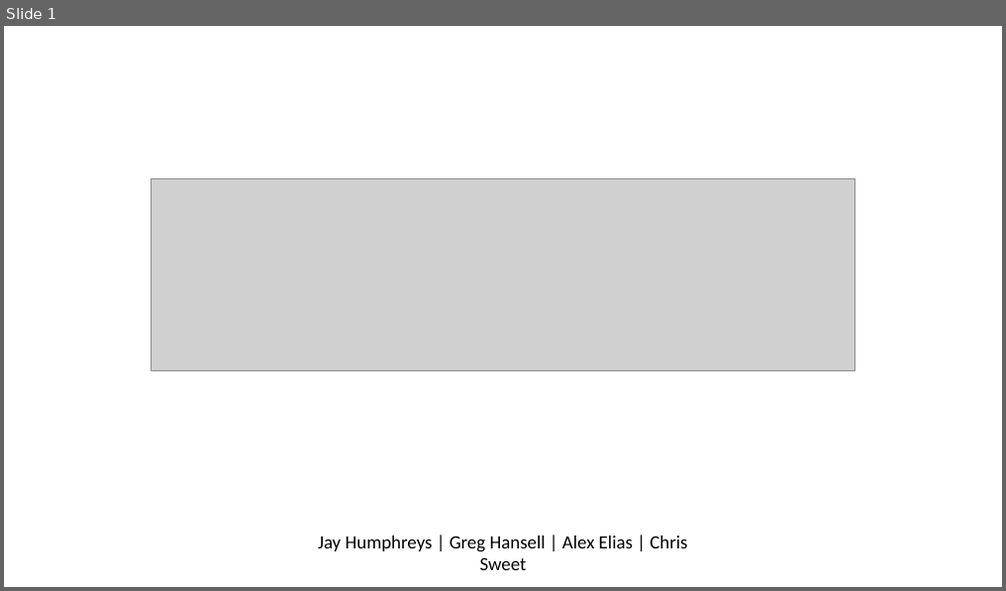
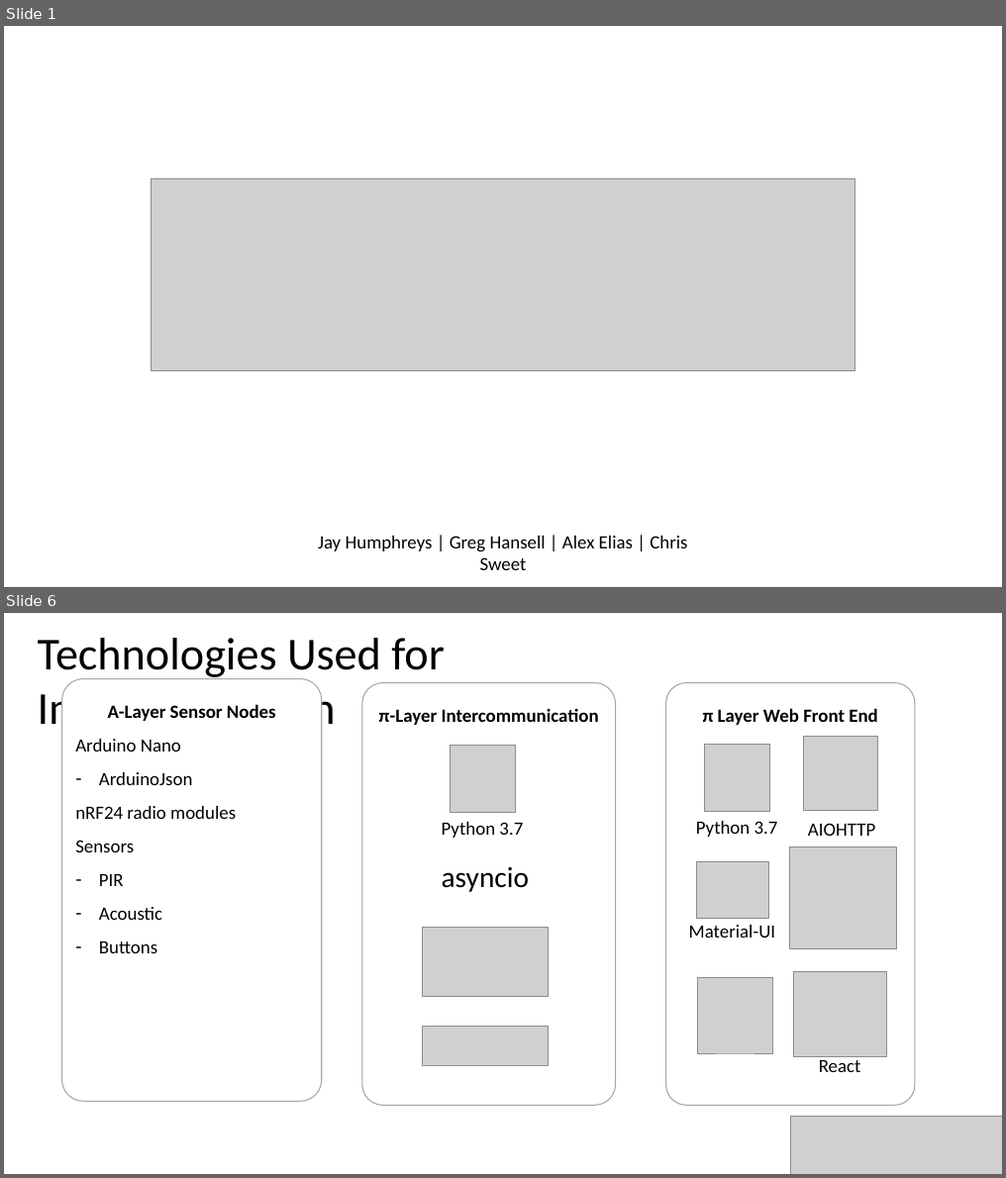
Before and after one commit to gregjhansell97/hive-map, a slide deck: presentation.pptx. Shown one above the other, each under a label of ours: slide 1 before the commit, slides 1 and 6 after it; the slides between them are not shown. The pictures are 1006x591 and 1006x1178 pixels, drawn with LibreOffice and Linux fonts; fonts in the diff are those of the drawing; grey boxes stand for pictures. Boxes give left, top, right and bottom in pixels: in the first picture for what was removed or moved away, otherwise in the second. Text is boxed around its words. In the diff, an @@ line names an element or a change of style, - is before the commit and + after.

```diff
--- a/presentation.pptx
+++ b/presentation.pptx
@@ slide 6 added at bbox=[4, 613, 1002, 1174], background #FFFFFF @@
@@ text added at bbox=[38, 638, 445, 736], 44 pt, text #000000 @@
+Technologies Used for Implementation
@@ rounded rectangle added at bbox=[62, 679, 322, 1102], fill #FFFFFF, outline #A5A5A5 1 pt, 18 pt, text #000000 @@
+A-Layer Sensor Nodes
+Arduino Nano
+– ArduinoJson
+nRF24 radio modules
+Sensors
+– PIR
+– Acoustic
+– Buttons
@@ rounded rectangle added at bbox=[362, 682, 616, 1106], fill #FFFFFF, outline #A5A5A5 1 pt, 18 pt, text #000000, bold @@
+π-Layer Intercommunication
@@ rounded rectangle added at bbox=[665, 682, 915, 1106], fill #FFFFFF, outline #A5A5A5 1 pt, 18 pt, text #000000, bold @@
+π Layer Web Front End
@@ picture added at bbox=[450, 746, 515, 813] @@
@@ picture added at bbox=[705, 744, 770, 811] @@
@@ picture added at bbox=[804, 737, 877, 811] @@
@@ text added at bbox=[442, 822, 523, 838], 18 pt, text #000000 @@
+Python 3.7
@@ text added at bbox=[696, 821, 778, 837], 18 pt, text #000000 @@
+Python 3.7
@@ picture added at bbox=[790, 848, 897, 950] @@
@@ text added at bbox=[808, 823, 875, 836], 18 pt, text #000000 @@
+AIOHTTP
@@ text added at bbox=[442, 867, 529, 892], 28 pt, text #000000 @@
+asyncio
@@ picture added at bbox=[696, 861, 769, 919] @@
@@ picture added at bbox=[423, 928, 548, 995] @@
@@ text added at bbox=[689, 925, 775, 938], 18 pt, text #000000 @@
+Material-UI
@@ picture added at bbox=[697, 977, 773, 1054] @@
@@ picture added at bbox=[794, 971, 887, 1058] @@
@@ picture added at bbox=[423, 1026, 548, 1065] @@
@@ text added at bbox=[819, 1060, 861, 1072], 18 pt, text #000000 @@
+React
@@ picture added at bbox=[791, 1117, 1002, 1174] @@
```
Also in this commit, not shown: 2 slides changed, 3 other slides added, 2 slides removed, 1 other file.
